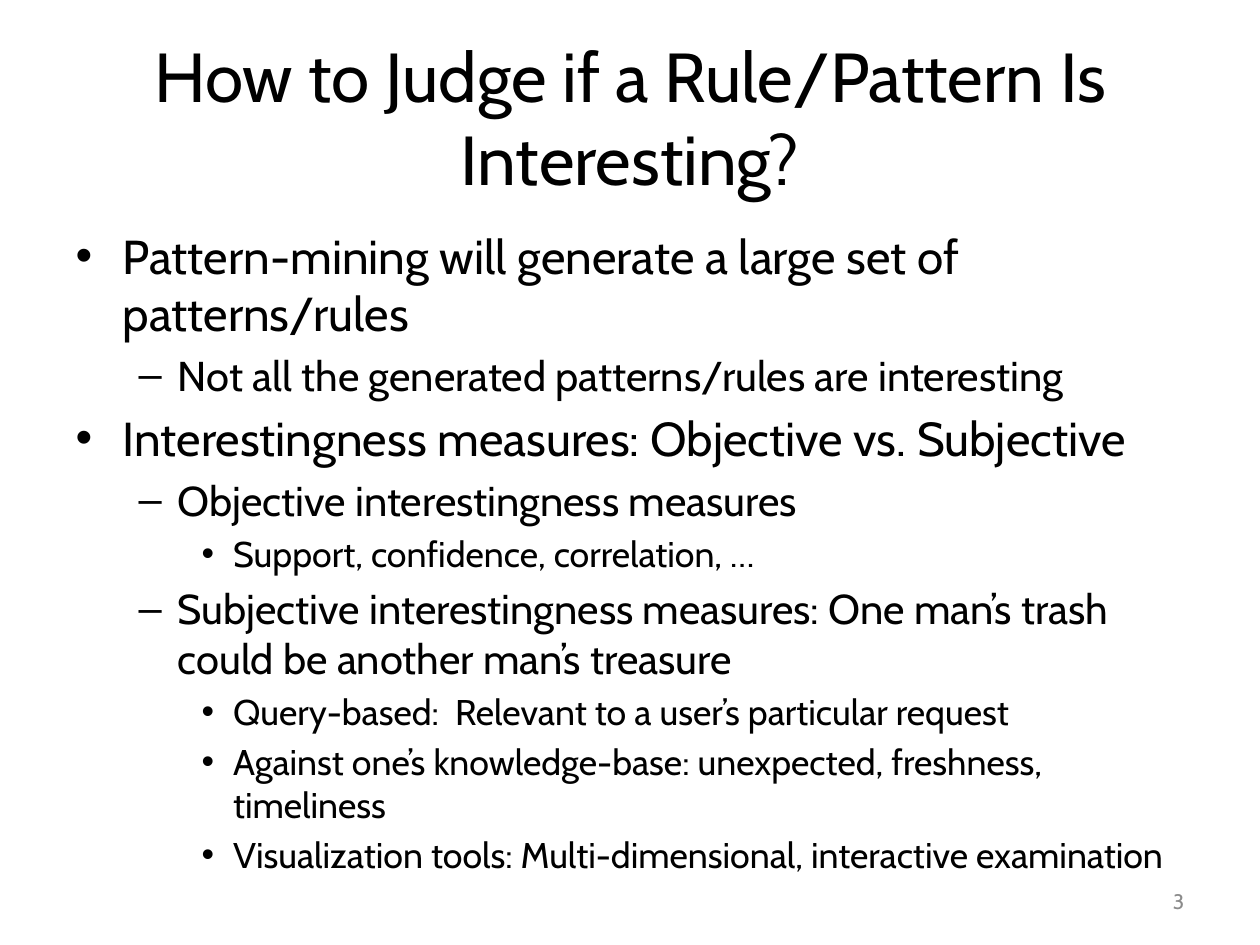
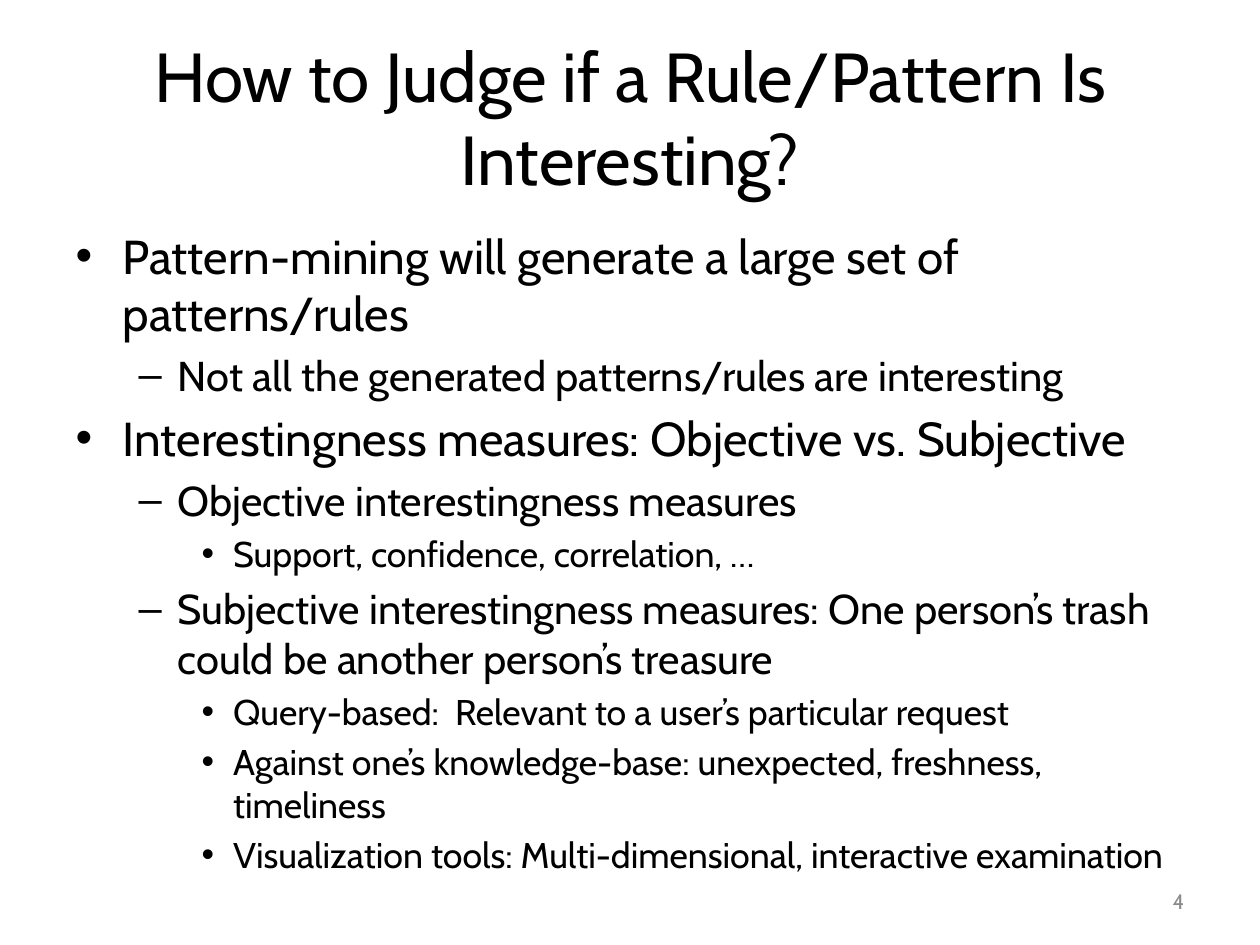
Before and after one commit to mjiang89/mjiang89.github.io, a slide deck: slide 4 of teaching/CSEx0647Fall17-11-PatternEvaluation.pptx (slide 3 before the commit). Drawn at 1260x945 pixels with LibreOffice and Linux fonts; fonts in the diff are those of the drawing. Boxes give left, top, right and bottom in pixels: in the first picture for what was removed or moved away, otherwise in the second. Text is boxed around its words. In the diff, an @@ line names an element or a change of style, - is before the commit and + after.

```diff
--- a/teaching/CSEx0647Fall17-11-PatternEvaluation.pptx
+++ b/teaching/CSEx0647Fall17-11-PatternEvaluation.pptx
@@ text at [178, 592, 1150, 684]: text changed @@
-  – Subjective interestingness measures: One man’s trash could be another man’s treasure
+  – Subjective interestingness measures: One person’s trash could be another person’s treasure
@@ page number at [1173, 894, 1185, 909]: text changed @@
-3
+4
```
Also in this commit, not shown: 6 other slides changed, 2 slides added, 2 other files.
